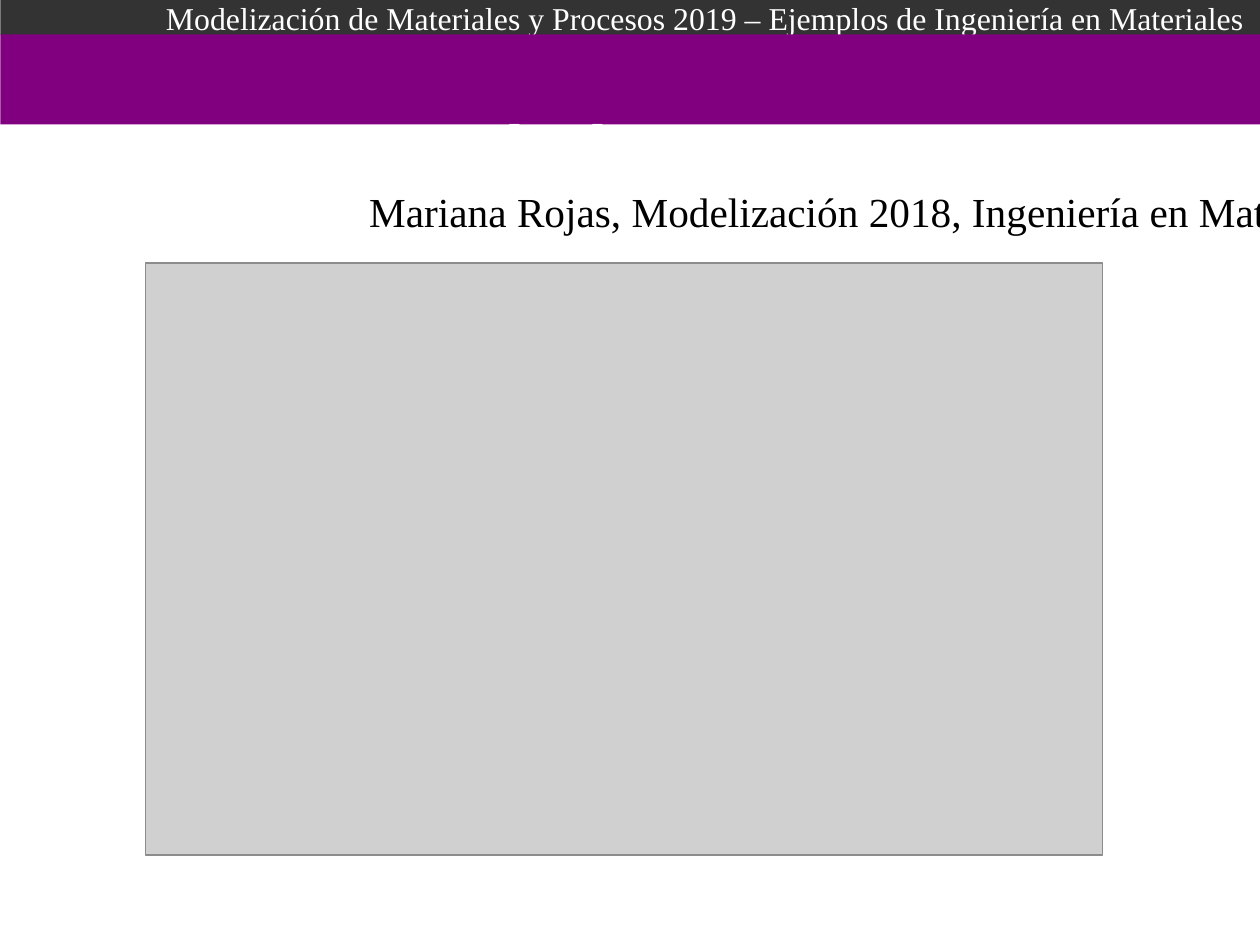
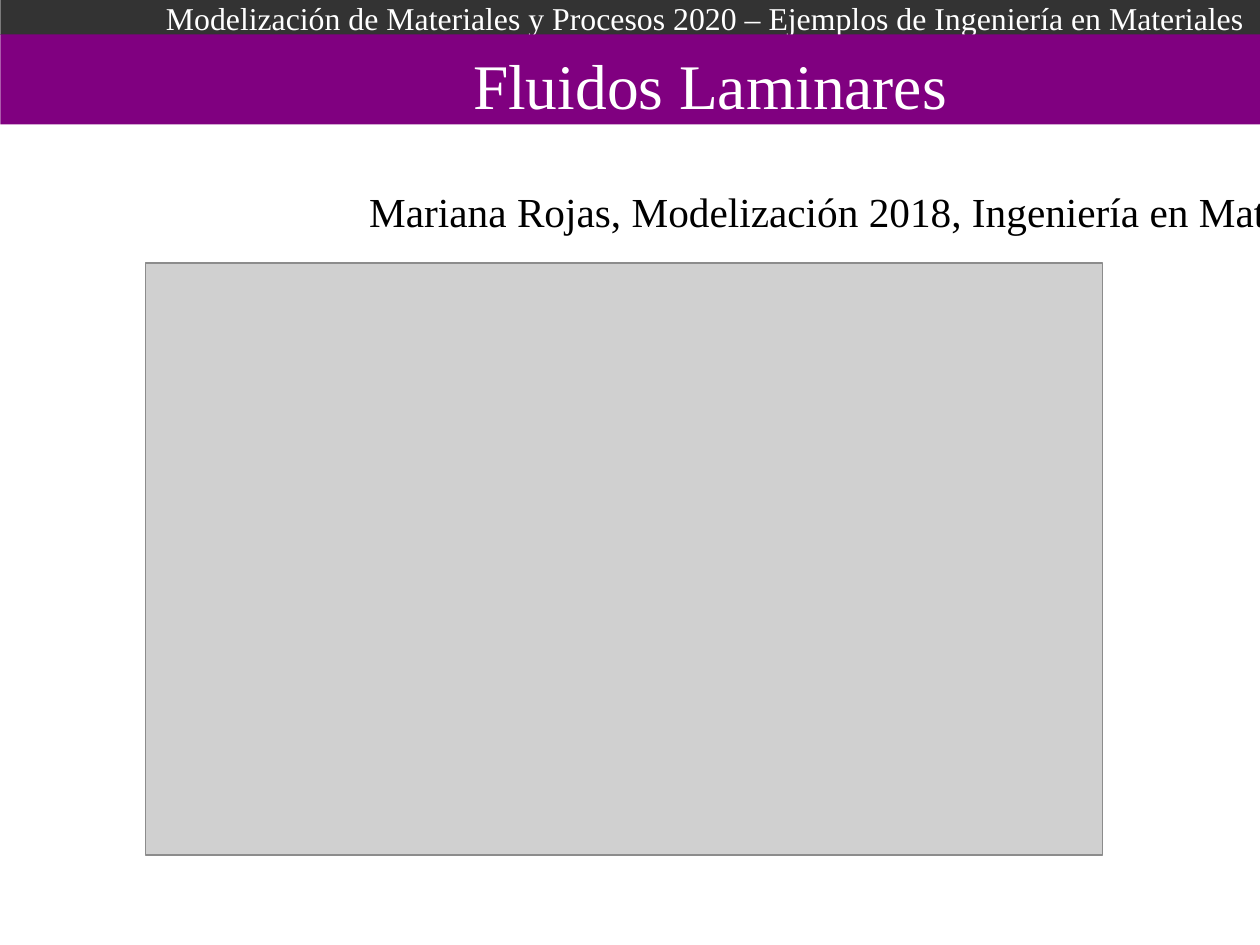
Before and after one commit to Modelizacion-de-Materiales/ModelizacionApuntesPresentaciones, a slide deck: slide 13 of 006-EjemplosIngenieria/Ejemplos_De_Ingenieria.odp (slide 12 before the commit). Drawn at 1260x945 pixels with LibreOffice and Linux fonts; fonts in the diff are those of the drawing; grey boxes stand for pictures. Boxes give left, top, right and bottom in pixels: in the first picture for what was removed or moved away, otherwise in the second. Text is boxed around its words. In the diff, an @@ line names an element or a change of style, - is before the commit and + after.

Commit message:
ejemplos de ingenieria nuevos

```diff
--- a/006-EjemplosIngenieria/Ejemplos_De_Ingenieria.odp
+++ b/006-EjemplosIngenieria/Ejemplos_De_Ingenieria.odp
@@ text in rectangle at box(166, 8, 1243, 36): text changed @@
-Modelización de Materiales y Procesos 2019 – Ejemplos de Ingeniería en Materiales
+Modelización de Materiales y Procesos 2020 – Ejemplos de Ingeniería en Materiales
@@ text "Fluidos Laminares" rewrapped from box(473, 119, 947, 125) to box(473, 65, 947, 110) @@
```
Also in this commit, not shown: 11 other slides changed, 3 slides added, 1 slide removed, 2 other files.
